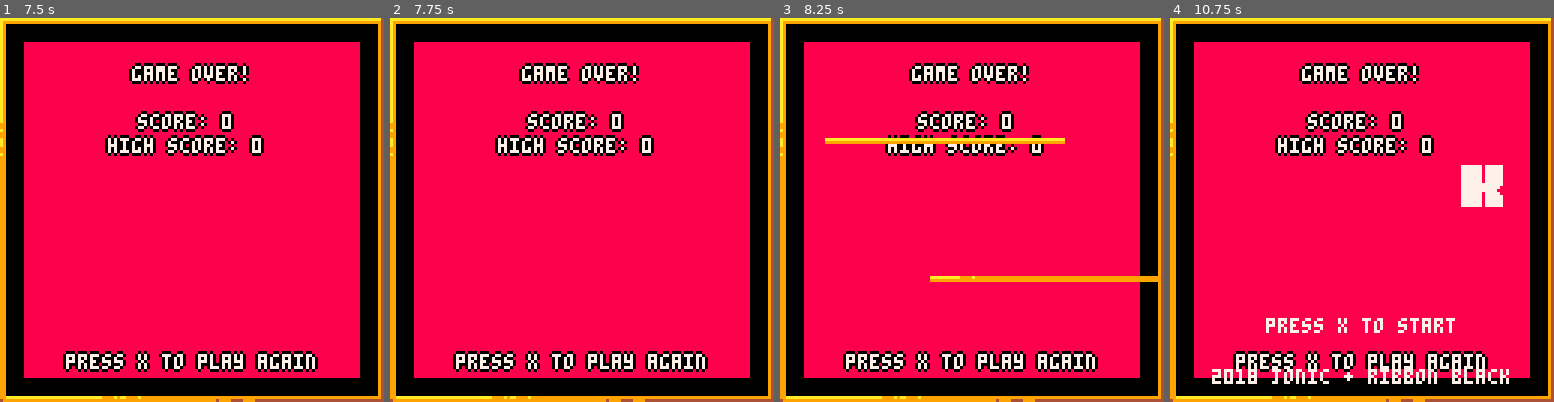
Above: before the commit, frames 1-4 (left to right).
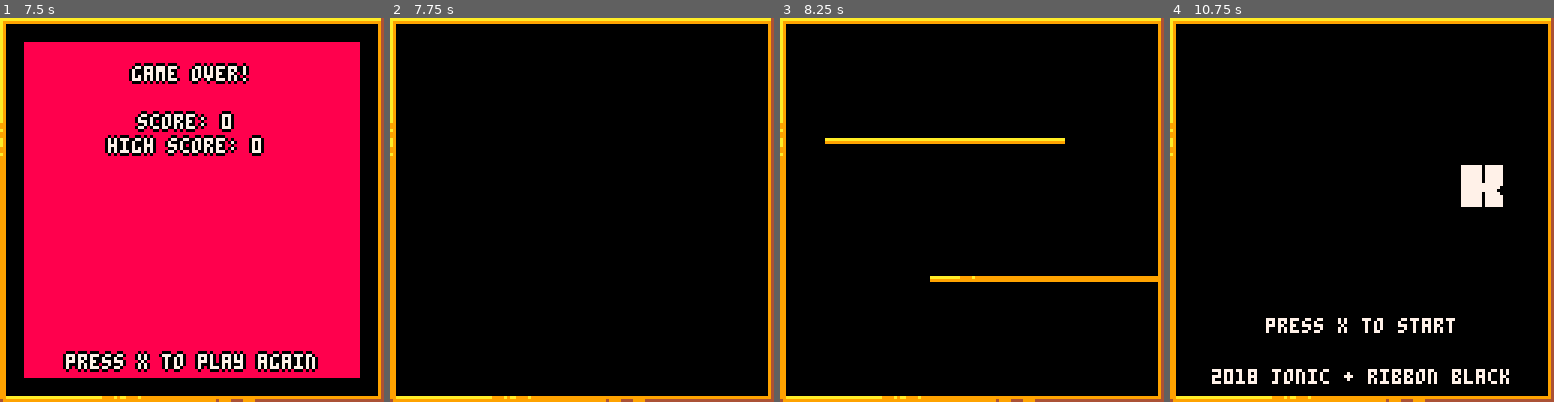
Above: after the commit, the same moments.

Repository: Jonic/knifey-spoony
Game: PICO-8 cartridge knifey-spoony.p8
Same seed, same stepped clock (60 frames per second), same inputs: the game is played once before the commit and once after it.
Inputs:
- Up to frame 1 (7.5 s): tap X (X key) at 0.33, 1.07, 1.85, 2.97, 4.08, 5.2, 6.32, 7.43 s; tap O (Z key) at 0.7, 1.7, 2.1, 2.5, 2.9, 3.3, 3.7, 4.1, 4.5, 4.9, 5.3, 5.7, 6.1, 6.5, 6.9, 7.3 s; hold Right 1.6-2.1 s; hold Right 2.47-3.03 s; hold Left 3.08-3.58 s; hold Right 4.02-4.68 s; hold Left 5.08-5.68 s; hold Right 6.08-6.58 s; hold Right 6.63-7.13 s
- Up to frame 2 (7.75 s): hold Right from 7.5 s (still down); tap O (Z key) at 7.7 s
- Up to frame 3 (8.25 s): release Right at 8.07 s; tap O (Z key) at 8.1 s; hold Left from 8.12 s (still down)
- Up to frame 4 (10.75 s): tap O (Z key) every 0.4 s from 8.5 to 10.5 s; tap X (X key) at 8.55, 9.67 s; release Left at 8.62 s; hold Right 9.05-9.72 s; hold Left 10.12-10.72 s

Frame 1 is identical in both runs. In frame 2, 73% of the frame differs, in the area x 6-94%, y 6-94%; in frame 3, 71%; in frame 4, 70%.

Commit message:
Reset game resets globals and objects

Diff:
--- a/knifey-spoony.p8
+++ b/knifey-spoony.p8
@@ -604,6 +604,9 @@
   end
 
   s.init = function()
+    destroy_objects()
+    reset_globals()
+
     local knife = tiles.title.knife
     local spoon = tiles.title.spoon
     local tline = tiles.title.top_line
